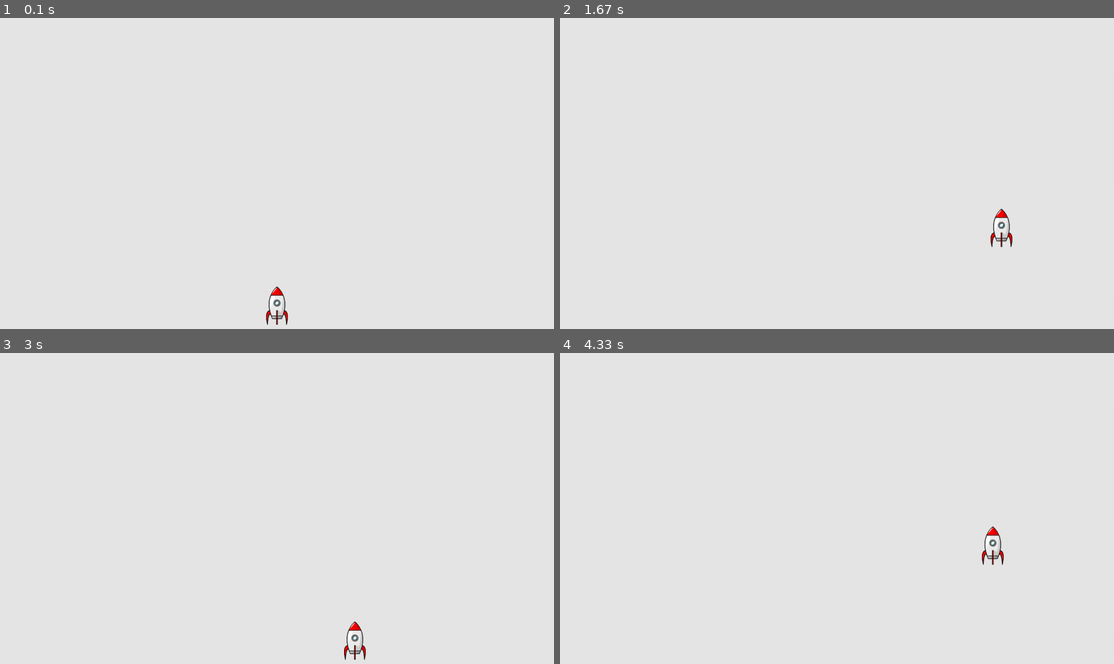
Above: before the commit, frames 1-4 (two rows, left to right).
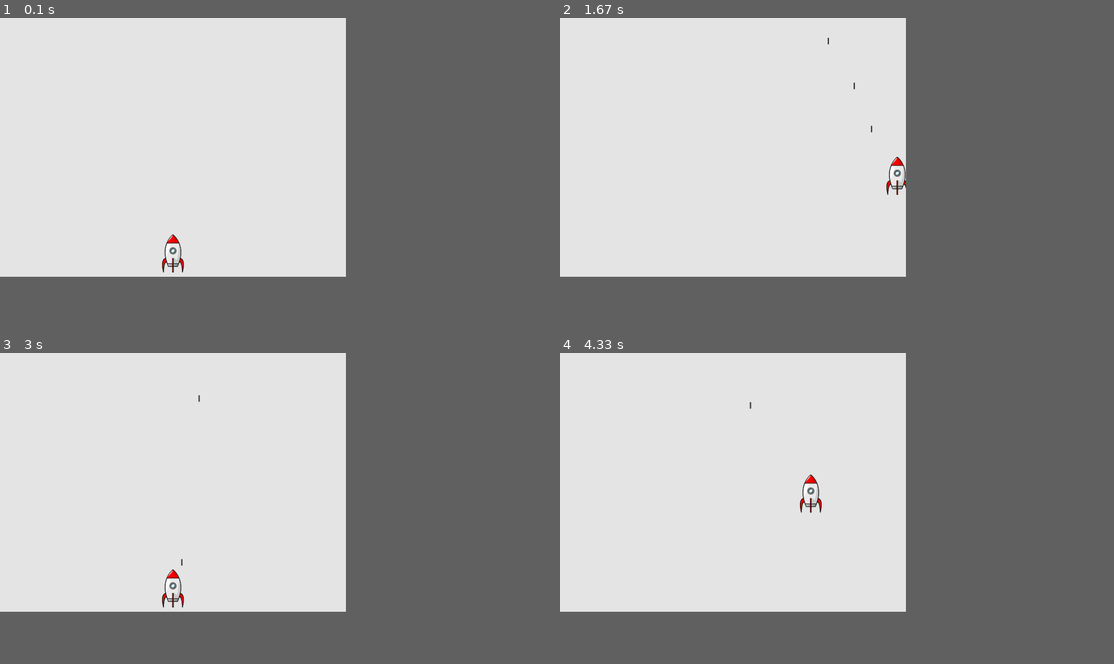
Above: after the commit, the same moments.

Repository: f-vdb/2D-SpaceFlight-pygame
Game: pygame game, started from spaceFlight.py
Two runs of this game, one before a commit and one after it. Both use one fixed random seed, a clock stepped at 60 frames per second and the inputs below.
Inputs:
- Up to frame 1 (0.1 s): no input
- Up to frame 2 (1.67 s): tap Space at 0.33, 0.73, 1.03, 1.23, 1.57 s; hold Right 0.67-1.13 s; hold Up 1.17-1.47 s; hold Right from 1.5 s (still down)
- Up to frame 3 (3 s): tap Space at 1.87, 2.07, 2.37, 2.63, 2.97 s; release Right at 1.97 s; hold Left 2-2.53 s; hold Down 2.57-2.87 s; hold Left from 2.9 s (still down)
- Up to frame 4 (4.33 s): tap Space at 3.27, 3.4, 3.8, 4.1 s; release Left at 3.3 s; hold Up 3.33-3.7 s; hold Right from 3.73 s (still down)
The window is 900x506 before the commit and 562x421 after it. Grey fills any space a smaller window leaves; there, only what the larger window draws over its background counts as a difference.

The runs differ from the first frame. In frame 1, 0.4% of the frame differs, in the area x 29-52%, y 69-99%; in frame 2, 0.4%; in frame 3, 0.4%, in the area x 29-67%, y 13-99%; in frame 4, 0.4%.

Commit message:
- Raumschiff kann Geschosse abfeuern

Diff:
--- /dev/null
+++ b/bullet.py
@@ -0,0 +1,26 @@
+import pygame
+
+class Bullet(pygame.sprite.Sprite):
+    """Geschosse abgefeuert vom Raumschiff."""
+    def __init__(self, settings, screen, ship):
+        """Erstelle ein Geschoss an der Position des Schiffes.
+           Die Klasse Bullet erbt die Eigenschaften und Methoden der Klasse Sprite.
+           Bullet ist abgeleitet von Sprite (Sprite Superklasse von Bullet).
+        """
+        # Init-Funktion von Sprite (Superklasse von Bullet) aufrufen.
+        super().__init__()
+        self.screen = screen
+        self.rect = pygame.Rect(0, 0, settings.bulletWidth, settings.bulletHeight)
+        self.rect.centerx = ship.rect.centerx
+        self.rect.top = ship.rect.top
+
+        self.y = float(self.rect.y)
+        self.color = settings.bulletColor
+        self.speed = settings.bulletSpeed
+
+    def update(self):
+        self.y -= self.speed
+        self.rect.y = self.y
+
+    def drawBullet(self):
+        pygame.draw.rect(self.screen, self.color, self.rect)
--- a/gameFunctions.py
+++ b/gameFunctions.py
@@ -1,8 +1,8 @@
 import sys
 import pygame
+import bullet
 
-
-def checkKeyDownEvents(event, myShip):
+def checkKeyDownEvents(event, settings, screen, myShip, bullets):
     if event.key == pygame.K_RIGHT:
         myShip.movingRight = True
     elif event.key == pygame.K_LEFT:
@@ -13,6 +13,9 @@
         myShip.movingUp = True
     elif event.key == pygame.K_DOWN:
         myShip.movingDown = True
+    elif event.key == pygame.K_SPACE:
+        newBullet = bullet.Bullet(settings, screen, myShip)
+        bullets.add(newBullet)
 
 
 def checkKeyUpEvents(event, myship):
@@ -26,22 +29,24 @@
         myship.movingDown = False
 
 
-def checkEvents(myShip):
+def checkEvents(settings, screen, myShip, bullets):
     """Respond to keypress and mouse events."""
     for event in pygame.event.get():
         if event.type == pygame.QUIT:
             sys.exit()
         elif event.type == pygame.KEYDOWN:
-            checkKeyDownEvents(event, myShip)
+            checkKeyDownEvents(event, settings, screen, myShip, bullets)
         elif event.type == pygame.KEYUP:
             checkKeyUpEvents(event, myShip)
 
 
-def updateScreen(mySettings, screen, ship):
+def updateScreen(settings, screen, ship, bullets):
     """Update images on the screen and flip to the new screen."""
     # Redraws the screen at each loop pass.
-    screen.fill(mySettings.backgroundColor)
+    screen.fill(settings.backgroundColor)
     ship.blitme()
+    for bullet in bullets:
+        bullet.drawBullet()
 
     # cleans the screen
     pygame.display.flip()
--- a/settings.py
+++ b/settings.py
@@ -1,6 +1,6 @@
 
 class Settings():
-    """ Eine Klasse fuer alle Einstellungen."""
+    """Eine Klasse fuer alle Einstellungen."""
 
     def __init__(self):
         """Initialisiere die Spieleinstellungen."""
@@ -11,3 +11,9 @@
         self.myShipSpeed = 10
         self.myShipDistanceBottomEdge = 10
         self.fps = 60
+
+        self.bulletSpeed = self.myShipSpeed + 2 # damit das Raumschiff nicht
+                                                # die eigenen Geschosse einholt.
+        self.bulletWidth = 3
+        self.bulletHeight = 15
+        self.bulletColor = 60, 60, 60
--- a/spaceFlight.py
+++ b/spaceFlight.py
@@ -3,6 +3,7 @@
 import settings
 import ship
 import gameFunctions as gf
+
 
 def run_game():
     # Initialisiere das Spiel.
@@ -13,10 +14,10 @@
     # Spiel im Fenstermodus. Sinnvoll bei der Fehlersuche.
     # Darum ist die Zeile auskommentiert.
     # So kann die Zeile einfach wieder aktiviert werden.
-    #screen = pygame.display.set_mode((mySettings.screenWidth, mySettings.screenHight))
+    screen = pygame.display.set_mode((mySettings.screenWidth, mySettings.screenHight))
 
     # Spiel im Vollbilsmodus.
-    screen = pygame.display.set_mode((0, 0), pygame.FULLSCREEN)
+    #screen = pygame.display.set_mode((0, 0), pygame.FULLSCREEN)
     pygame.display.set_caption(mySettings.windowCaption)
     # Schalte die Maus aus, damit sie nicht mehr sichtbar ist.
     pygame.mouse.set_visible(False)
@@ -26,11 +27,17 @@
     # myShip ist eine Instanz der Klasse Ship aus der Datei ship.
     myShip = ship.Ship(screen)
 
+    bullets = pygame.sprite.Group()
+
     # Starte die Hauptschleife des Spiels.
     while True:
         clock.tick(mySettings.fps)
-        gf.checkEvents(myShip)
+        gf.checkEvents(mySettings, screen, myShip, bullets)
         myShip.update()
-        gf.updateScreen(mySettings, screen, myShip)
+        bullets.update()
+        # bullets fliegen unendlich weiter...kostet Arbeitsspeicher und CPU
+        print(len(bullets))
+
+        gf.updateScreen(mySettings, screen, myShip, bullets)
 
 run_game()
